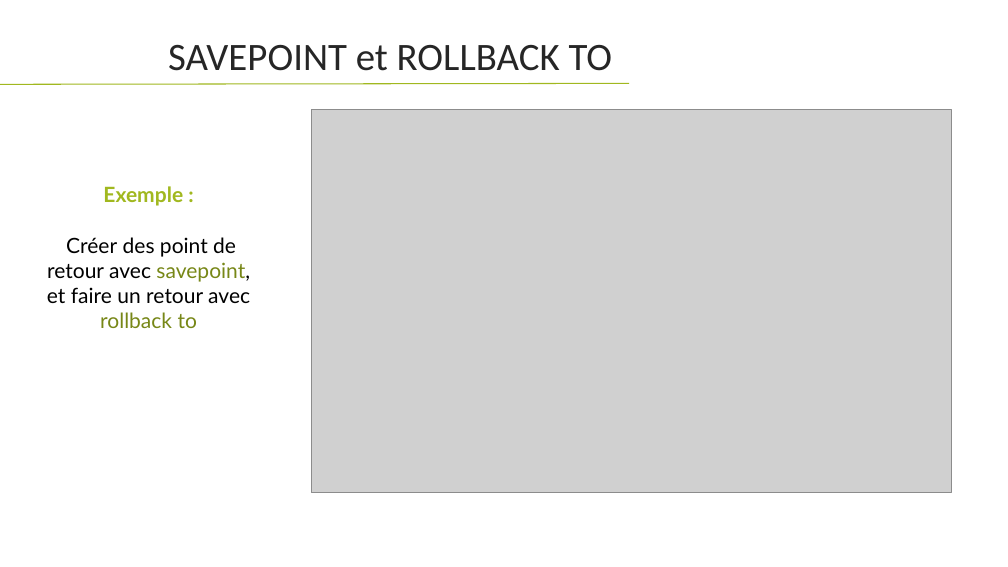
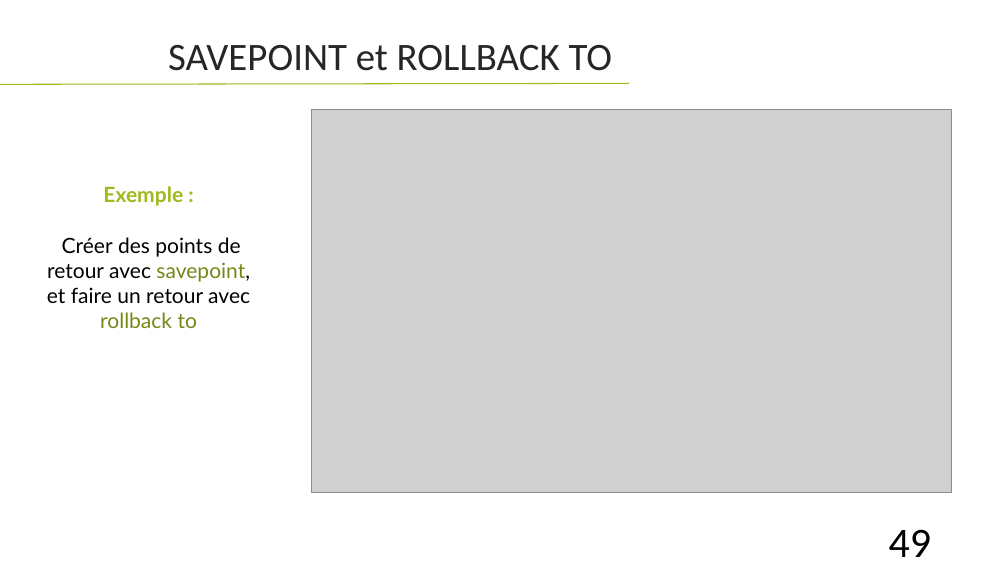
Before and after one commit to HouariZegai/academic-projects, a slide deck: slide 49 of Architecture SGBD/Project/presentation/Presentation-projet-SQLite.pptx (slide 47 before the commit). Drawn at 1008x567 pixels with LibreOffice and Linux fonts; fonts in the diff are those of the drawing; grey boxes stand for pictures. Boxes give left, top, right and bottom in pixels: in the first picture for what was removed or moved away, otherwise in the second. Text is boxed around its words. In the diff, an @@ line names an element or a change of style, - is before the commit and + after.

```diff
--- a/Architecture SGBD/Project/presentation/Presentation-projet-SQLite.pptx
+++ b/Architecture SGBD/Project/presentation/Presentation-projet-SQLite.pptx
@@ text at box(47, 237, 250, 328): text changed @@
-Créer des point de retour avec savepoint, et faire un retour avec rollback to
+Créer des points de retour avec savepoint, et faire un retour avec rollback to
@@ page number added at box(889, 529, 932, 557), 40 pt, text #000000 @@
+49
```
Also in this commit, not shown: 46 other slides changed, 32 other files.
